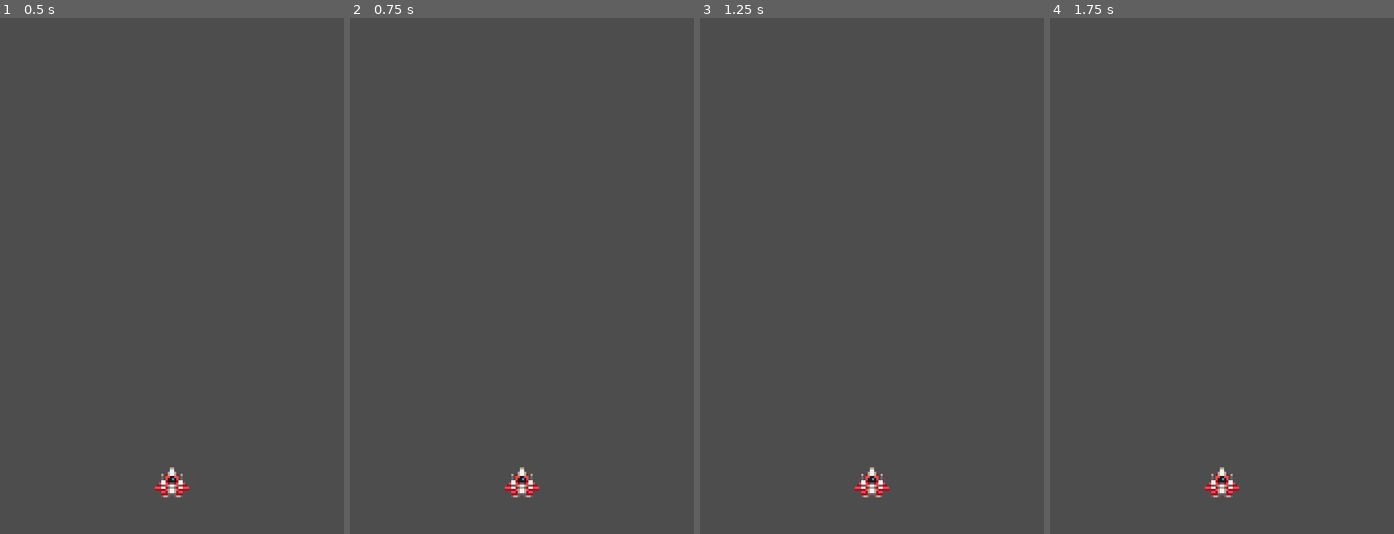
Above: before the commit, frames 1-4 (left to right).
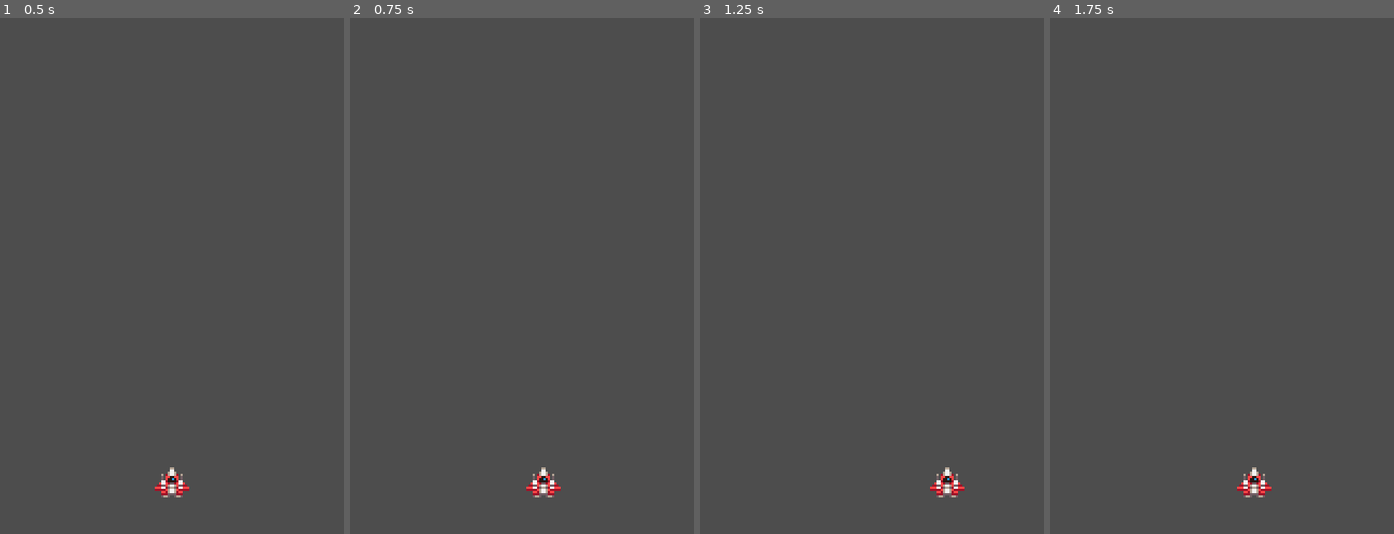
Above: after the commit, the same moments.

Repository: CursedSpiderBoi/Space-Shooter
Game: Godot game, scene res://world.tscn
Same seed, same stepped clock (60 frames per second), same inputs: the game is played once before the commit and once after it. Before the commit the project has no main scene; this scene is started directly in both runs.
Inputs:
- Up to frame 1 (0.5 s): no input
- Up to frame 2 (0.75 s): tap Enter at 0.5 s; hold Right (ui_right) from 0.53 s (still down)
- Up to frame 3 (1.25 s): keep holding Right (ui_right)
- Up to frame 4 (1.75 s): release Right (ui_right) at 1.28 s; hold Left (ui_left) from 1.28 s (still down)

Frame 1 is identical in both runs. In frame 2, 0.6% of the frame differs, in the area x 45-62%, y 87-93%; in frame 3, 0.7%, in the area x 45-77%, y 87-93%; in frame 4, 0.7%.

Commit message:
My First Components

Diff:
--- /dev/null
+++ b/components/move_component.gd
@@ -0,0 +1,8 @@
+class_name MoveComponent
+extends Node
+
+@export var velocity:Vector2
+@export var actor:Node2D
+
+func _process(delta:float)->void :
+	actor.translate(velocity*delta)
--- /dev/null
+++ b/components/move_input_component.gd
@@ -0,0 +1,8 @@
+class_name MoveInputComponent
+extends Node
+
+@export var move_component: MoveComponent
+
+func _input(event):
+	var input_axis = Input.get_axis("ui_left","ui_right") # returns a value between -1,1 depending upon pressed button
+	move_component.velocity=Vector2(input_axis*50,0)
--- a/player_ship/ship.tscn
+++ b/player_ship/ship.tscn
@@ -1,6 +1,8 @@
-[gd_scene load_steps=6 format=3 uid="uid://cr7cj5x3sgiiw"]
+[gd_scene load_steps=8 format=3 uid="uid://cr7cj5x3sgiiw"]
 
 [ext_resource type="Texture2D" uid="uid://dg85bxrc25uug" path="res://assets/ship.png" id="1_ghotx"]
+[ext_resource type="Script" path="res://components/move_component.gd" id="2_cor1c"]
+[ext_resource type="Script" path="res://components/move_input_component.gd" id="3_dpe1j"]
 
 [sub_resource type="AtlasTexture" id="AtlasTexture_we57x"]
 atlas = ExtResource("1_ghotx")
@@ -46,3 +48,11 @@
 [node name="AnimatedSprite2D" type="AnimatedSprite2D" parent="."]
 sprite_frames = SubResource("SpriteFrames_eeuwc")
 autoplay = "default"
+
+[node name="MoveComponent" type="Node" parent="." node_paths=PackedStringArray("actor")]
+script = ExtResource("2_cor1c")
+actor = NodePath("..")
+
+[node name="MoveInputComponent" type="Node" parent="." node_paths=PackedStringArray("move_component")]
+script = ExtResource("3_dpe1j")
+move_component = NodePath("../MoveComponent")
--- a/project.godot
+++ b/project.godot
@@ -11,6 +11,7 @@
 [application]
 
 config/name="2D SPACE SHOOTER"
+run/main_scene="res://world.tscn"
 config/features=PackedStringArray("4.2", "Mobile")
 config/icon="res://icon.svg"
 
